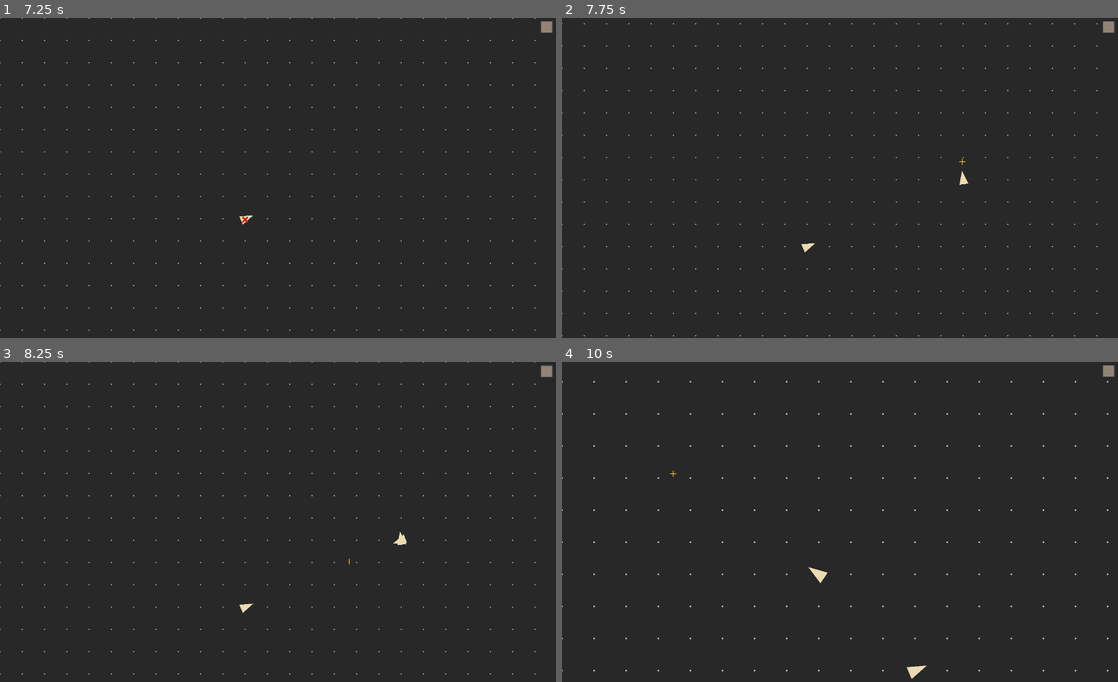
Above: before the commit, frames 1-4 (two rows, left to right).
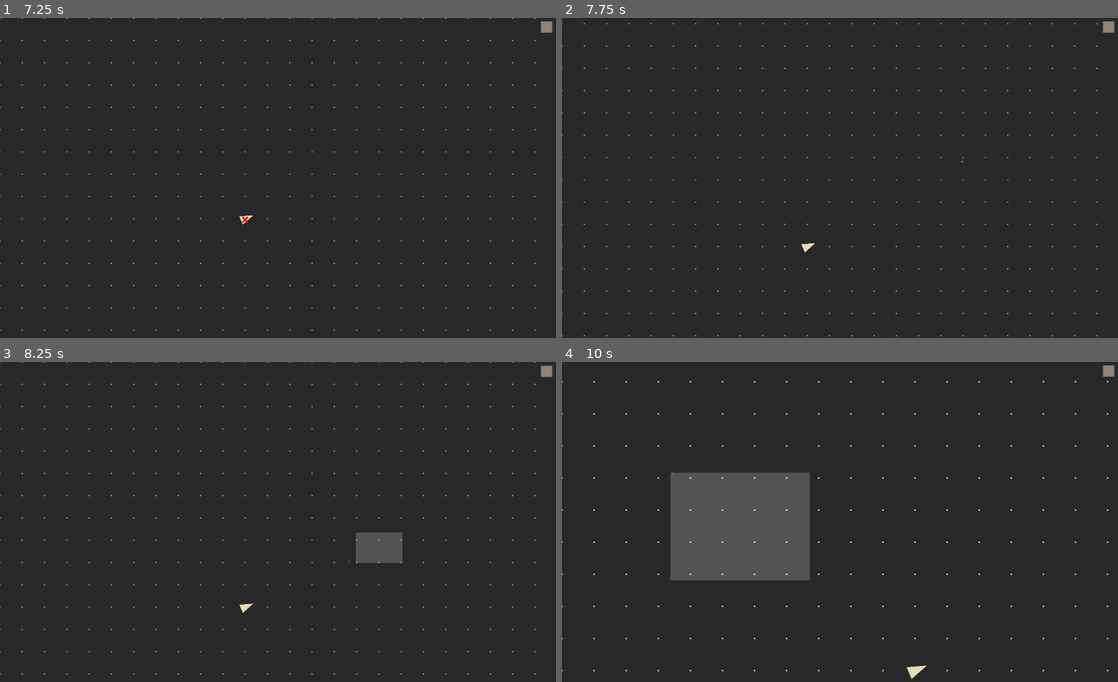
Above: after the commit, the same moments.

Repository: battw/does-compute-2
Game: Godot game, scene res://Main/Main.tscn
Two runs of this game, one before a commit and one after it. Both use one fixed random seed, a clock stepped at 60 frames per second and the inputs below.
Inputs (mouse positions are in pixels of both pictures, inside the frame that each line leads up to):
- Up to frame 1 (7.25 s): click (544, 27) at 0.5 s; tap Enter at 1.25, 4.25 s; drag from (278, 178) to (544, 27) at 1.27 s; drag from (166, 194) to (544, 27) at 2.02 s; move the mouse to (172, 187) at 2.77 s; hold Right (right) 2.78-3.5 s; hold Right mouse button (change_mode) 2.78-3.5 s; click (172, 187) at 3.05 s; tap Space at 3.5, 5.75 s; drag from (250, 242) to (172, 187) at 3.52 s; move the mouse to (444, 226) at 4.27 s; press the mouse at (444, 226) at 4.28 s; hold Left (left) 4.28-5 s; tap Mouse wheel up (zoom_in) at 4.35 s; release the mouse at (444, 226) at 5 s; drag from (111, 130) to (194, 98) at 5.02 s; move the mouse to (305, 178) at 5.77 s; hold Down (down) 5.78-6.5 s; hold Right mouse button (change_mode) 5.78-6.5 s; click (305, 178) at 6.05 s; drag from (194, 98) to (244, 219) at 6.52 s
- Up to frame 2 (7.75 s): tap Enter at 7.25 s; move the mouse to (962, 162) at 7.27 s; hold Up (up) from 7.28 s (still down); hold Right mouse button (change_mode) from 7.28 s (still down); click (962, 162) at 7.55 s
- Up to frame 3 (8.25 s): release Up (up) at 8 s; release Right mouse button (change_mode) at 8 s; drag from (400, 538) to (244, 605) at 8.02 s
- Up to frame 4 (10 s): move the mouse to (962, 541) at 8.77 s; press the mouse at (962, 541) at 8.78 s; hold Down (down) 8.78-9.5 s; tap Mouse wheel up (zoom_in) at 8.85 s; release the mouse at (962, 541) at 9.5 s; drag from (812, 586) to (673, 474) at 9.52 s

Frame 1 is identical in both runs. In frame 2, less than 0.1% of the frame differs, in the area x 71-74%, y 43-53%; in frame 3, 0.8%; in frame 4, 8.5%, in the area x 19-48%, y 33-70%.

Commit message:
added DragBox

Diff:
--- a/Cursor/Cursor.gd
+++ b/Cursor/Cursor.gd
@@ -1,6 +1,6 @@
 extends Node2D
 
-enum { ADD, INVERT, DELETE }
+enum { ADD, INVERT, DELETE, SELECT }
 
 func _process(delta):
 	self.position = get_parent().get_local_mouse_position()
@@ -9,6 +9,7 @@
 	$Add.visible = false
 	$Delete.visible = false
 	$Invert.visible = false
+	$Select.visible = false
 	match mode:
 		ADD:
 			$Add.visible = true
@@ -16,6 +17,8 @@
 			$Invert.visible = true
 		DELETE:
 			$Delete.visible = true
+		SELECT:
+			$Select.visible = true
 
 func get_arrows():
 	var arrows = []
--- a/Cursor/Cursor.tscn
+++ b/Cursor/Cursor.tscn
@@ -29,6 +29,12 @@
 default_color = Color( 0.8, 0.141176, 0.113725, 1 )
 texture_mode = 24
 
+[node name="Select" parent="." instance=ExtResource( 2 )]
+visible = false
+scale = Vector2( 0.6, 0.6 )
+default_color = Color( 0.721569, 0.733333, 0.14902, 1 )
+texture_mode = 0
+
 [node name="Area2D" type="Area2D" parent="."]
 input_pickable = false
 gravity = 0.0
--- /dev/null
+++ b/DragBox/DragBox.gd
@@ -0,0 +1,35 @@
+extends Node2D
+
+
+export var color = Color(1, 1, 1, .2)
+var snap = true
+var drag_on_position
+var drag_position
+var main
+
+func _enter_tree():
+	self.main = find_parent("Main")
+
+func _draw():
+	if !drag_on_position or !drag_position:
+		return
+
+	var rect = Rect2(self.drag_on_position, self.drag_position - self.drag_on_position)
+	draw_rect(rect, self.color)
+
+
+func drag_on():
+	self.drag_on_position = get_global_mouse_position()
+	if snap:
+		self.drag_on_position = main.snap_to_grid(self.drag_on_position)
+
+
+func drag():
+	self.drag_position = get_global_mouse_position()
+	if snap:
+		self.drag_position = main.snap_to_grid(self.drag_position)
+	update()
+
+func drag_off():
+	get_parent().remove_child(self)
+	queue_free()
--- /dev/null
+++ b/DragBox/DragBox.tscn
@@ -0,0 +1,7 @@
+[gd_scene load_steps=2 format=2]
+
+[ext_resource path="res://DragBox/DragBox.gd" type="Script" id=1]
+
+[node name="DragBox" type="Node2D"]
+z_index = 50
+script = ExtResource( 1 )
--- a/Main/Arrows.gd
+++ b/Main/Arrows.gd
@@ -2,16 +2,10 @@
 
 var arrow = preload("res://Arrow/Arrow.tscn")
 
-func add_arrow(pos, snap_grid_size):
+func add_arrow(pos):
 	print("add arrow")
 	""" Places an arrow at the given position and returns it """
 	var a = arrow.instance()
-	if snap_grid_size != 0:
-		var x = round(pos[0] / snap_grid_size) * int(snap_grid_size)
-		var y = round(pos[1] / snap_grid_size) * int(snap_grid_size)
-		a.position = Vector2(x, y)
-	else:
-		a.position = pos
-
+	a.position = pos
 	self.add_child(a)
 	return a
--- a/Main/Main.gd
+++ b/Main/Main.gd
@@ -1,16 +1,22 @@
 extends Node
 
 export var background_color = Color(100,30,30)
+export var grid_size = 50
 
 func _ready():
 	VisualServer.set_default_clear_color(background_color)
-	print(get_viewport().usage)
 	Input.set_mouse_mode(Input.MOUSE_MODE_HIDDEN)
 
 
 func add_arrow(pos):
-	return $PlayArea.add_arrow(pos)
+	return $PlayArea.add_arrow(snap_to_grid(pos))
 
 
 func zoom(ratio):
 	$PlayArea.apply_scale(ratio * Vector2.ONE)
+
+
+func snap_to_grid(position):
+	var x = round(position[0] / grid_size) * int(grid_size)
+	var y = round(position[1] / grid_size) * int(grid_size)
+	return Vector2(x, y)
--- a/Main/PlayArea.gd
+++ b/Main/PlayArea.gd
@@ -1,10 +1,10 @@
 extends Area2D
 
 export var size = Vector2(3000, 3000)
-export var snap_grid_size = 50
 export var cross_scale = 1
 export var background_color = Color(.16, .16, .16)
 export var marker_color = Color(.5, .5, .5)
+var main
 
 var Cross = preload("res://Cross.tscn")
 
@@ -16,13 +16,14 @@
 
 func _ready():
 #	_add_crosses()
+	self.main = find_parent("Main")
 	$CollisionShape2D.shape = RectangleShape2D.new()
 	$CollisionShape2D.shape.extents = self.size / 2
 	$CollisionShape2D.position = self.size / 2
 	_create_background()
 
 func _add_crosses():
-	if self.snap_grid_size <= 0:
+	if main.grid_size <= 0:
 		return
 
 
@@ -33,20 +34,20 @@
 		for c in range(cols):
 			var cross = Cross.instance()
 			cross.scale = Vector2.ONE * cross_scale
-			cross.position = Vector2(c * self.snap_grid_size, r * self.snap_grid_size)
+			cross.position = Vector2(c * main.grid_size, r * main.grid_size)
 			self.add_child(cross)
 
 
 func _create_background():
 	var image = Image.new()
-	image.create(self.snap_grid_size, self.snap_grid_size, false, Image.FORMAT_RGB8)
+	image.create(main.grid_size, main.grid_size, false, Image.FORMAT_RGB8)
 	image.fill(self.background_color)
 	image.lock()
 
 	image.set_pixel(0, 0, Color(1, 1, 1))
-	image.set_pixel(0, self.snap_grid_size - 1 , Color(1, 1, 1))
-	image.set_pixel(self.snap_grid_size - 1, 0, Color(1, 1, 1))
-	image.set_pixel(self.snap_grid_size - 1, self.snap_grid_size - 1 , Color(1, 1, 1))
+	image.set_pixel(0, main.grid_size - 1 , Color(1, 1, 1))
+	image.set_pixel(main.grid_size - 1, 0, Color(1, 1, 1))
+	image.set_pixel(main.grid_size - 1, main.grid_size - 1 , Color(1, 1, 1))
 #		image.set_pixel(12, i , Color(1, 1, 1))
 
 	#image.fill(Color(1,1,1))
@@ -58,7 +59,7 @@
 
 
 func _out_of_bounds(local_pos):
-	var half_grid = self.snap_grid_size / 2
+	var half_grid = main.grid_size / 2
 	return local_pos.x > self.size.x + half_grid or local_pos.y > self.size.y + half_grid or \
 		local_pos.x < -half_grid or local_pos.y < -half_grid
 
@@ -67,4 +68,4 @@
 	var local_pos = self.to_local(pos)
 	if self._out_of_bounds(local_pos):
 		return
-	return $Arrows.add_arrow(local_pos, self.snap_grid_size)
+	return $Arrows.add_arrow(local_pos)
--- a/UI/UI.gd
+++ b/UI/UI.gd
@@ -5,12 +5,13 @@
 
 var delay = Timer.new()
 
-enum { ADD, INVERT, DELETE }
-var mode_names = ["ADD", "INVERT", "DELETE"]
+enum { ADD, INVERT, DELETE, SELECT }
+var mode_names = ["ADD", "INVERT", "DELETE", "SELECT"]
 var input_mode = ADD
-
 var main
 var current_arrow
+var DragBox = preload("res://DragBox/DragBox.tscn")
+var dragbox
 
 var move = Vector2.ZERO # Viewport movement direction
 
@@ -33,7 +34,7 @@
 
 func _on_gui_input(event):
 	if event.is_action_pressed("change_mode"):
-		input_mode = (input_mode + 1) % 3
+		input_mode = (input_mode + 1) % 4
 		if $Cursor:
 			$Cursor.set_mode(input_mode)
 		print("input mode: " + mode_names[input_mode])
@@ -67,6 +68,16 @@
 			if event.is_action_pressed("click"):
 				for arrow in $Cursor.get_arrows():
 					arrow.delete()
+		SELECT:
+			if event.is_action_pressed("click"):
+				self.dragbox = DragBox.instance()
+				main.add_child(self.dragbox)
+				self.dragbox.drag_on()
+			elif event.is_action_released("click"):
+				self.dragbox.drag_off()
+				self.dragbox = null
+			elif self.dragbox:
+				self.dragbox.drag()
 
 func _unhandled_input(event):
 	if event.is_action_type():
Not shown, changed: .gitignore
